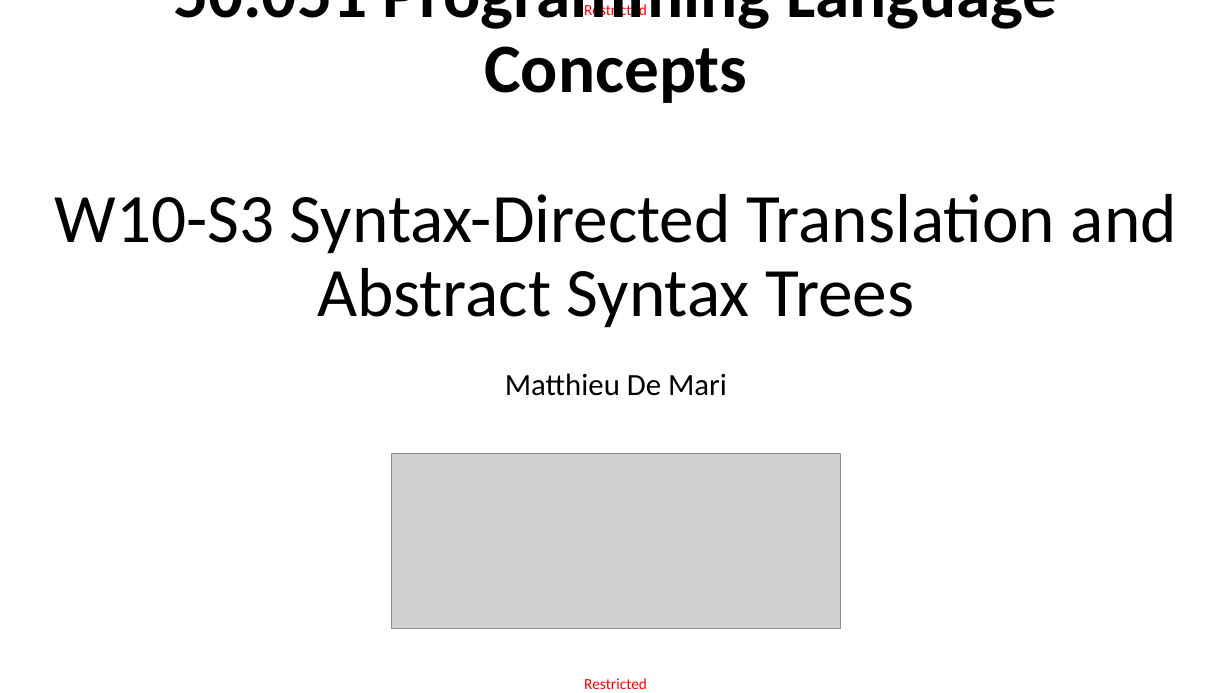
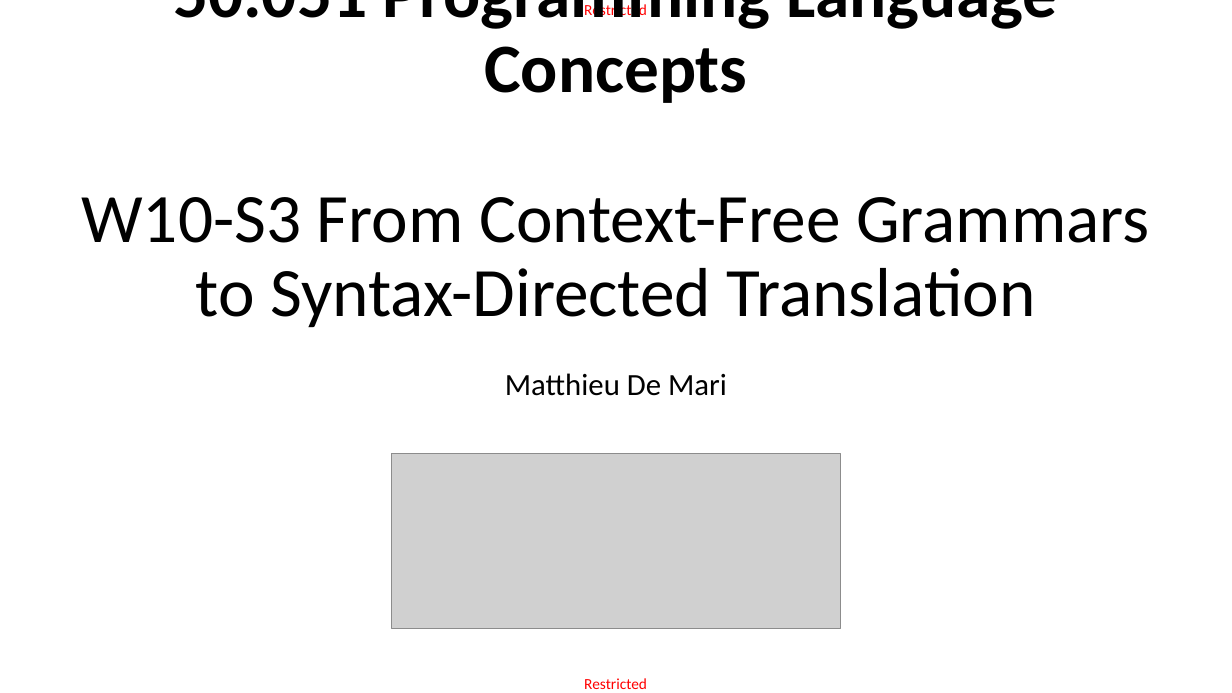
Before and after one commit to matthieudemari/SUTD_PLC_50_051, a slide deck: slide 1 of W10/W10S3/W10S3.pptx. Drawn at 1232x693 pixels with LibreOffice and Linux fonts; fonts in the diff are those of the drawing; grey boxes stand for pictures. Boxes give left, top, right and bottom in pixels: in the first picture for what was removed or moved away, otherwise in the second. Text is boxed around its words. In the diff, an @@ line names an element or a change of style, - is before the commit and + after.

Commit message:
Some progress on W10S3 slides.

```diff
--- a/W10/W10S3/W10S3.pptx
+++ b/W10/W10S3/W10S3.pptx
@@ title at [81, 0, 1149, 328]: text changed @@
-50.051 Programming Language Concepts
-W10-S3 Syntax-Directed Translation and Abstract Syntax Trees
+50.051 Programming Language Concepts
+W10-S3 From Context-Free Grammars
+to Syntax-Directed Translation
```
Also in this commit, not shown: 26 slides added, 2 other files.
